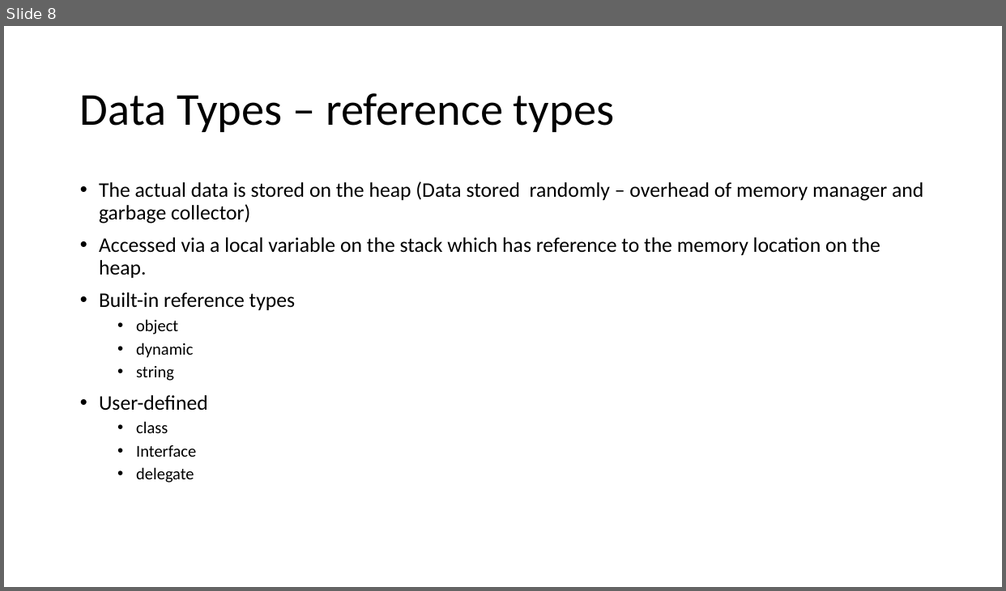
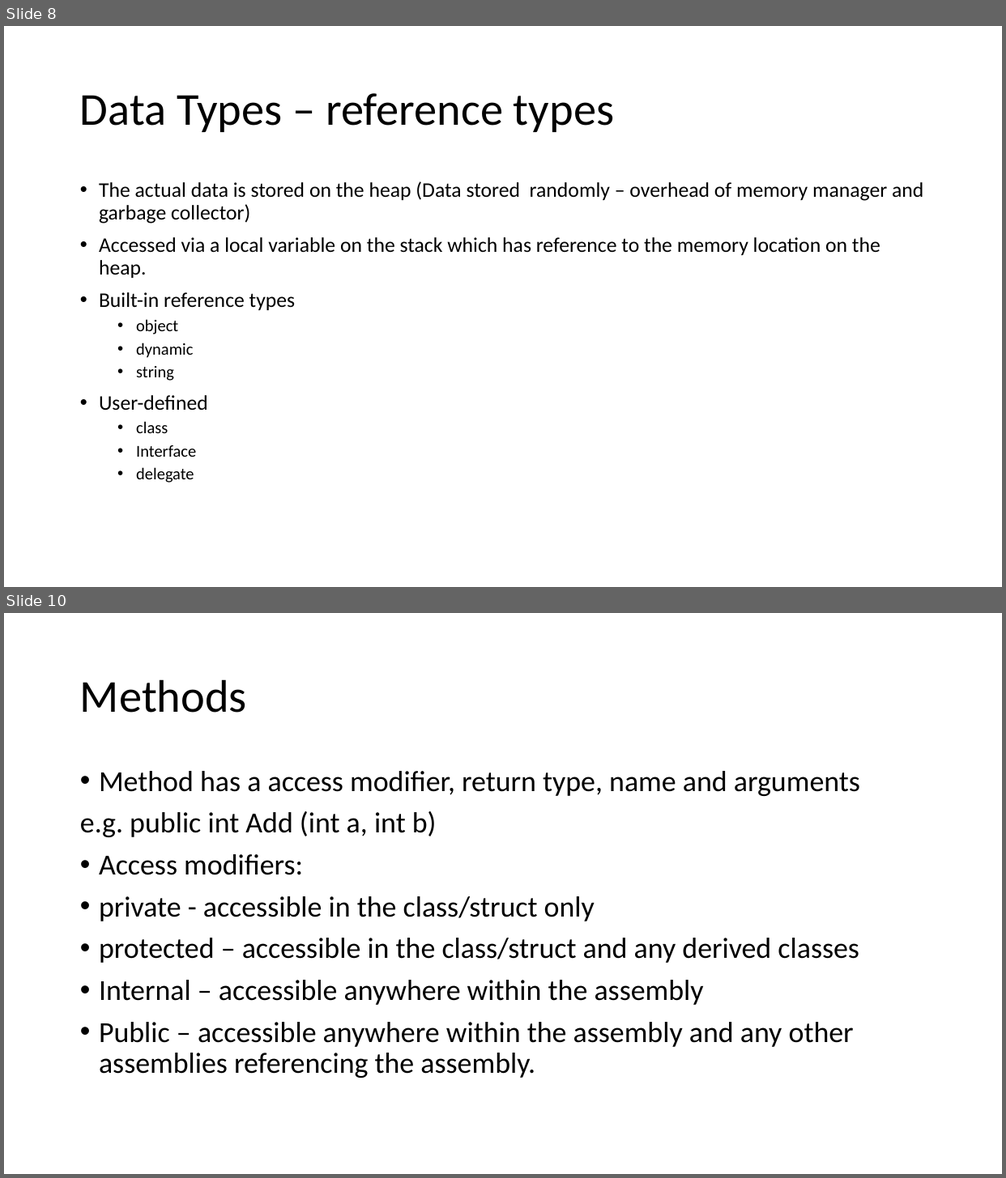
Before and after one commit to gavinhickford/Projects, a slide deck: Mentoring/Mentoring.pptx. Shown one above the other, each under a label of ours: slide 8 before the commit, slides 8 and 10 after it; the slides between them are not shown. The pictures are 1006x591 and 1006x1178 pixels, drawn with LibreOffice and Linux fonts; fonts in the diff are those of the drawing. Boxes give left, top, right and bottom in pixels: in the first picture for what was removed or moved away, otherwise in the second. Text is boxed around its words. In the diff, an @@ line names an element or a change of style, - is before the commit and + after.

```diff
--- a/Mentoring/Mentoring.pptx
+++ b/Mentoring/Mentoring.pptx
@@ slide 10 added at [4, 613, 1002, 1174], background #FFFFFF @@
@@ title added at [80, 679, 247, 713], 44 pt, text #000000 @@
+Methods
@@ text added at [80, 771, 860, 1078], 28 pt, text #000000 @@
+• Method has a access modifier, return type, name and arguments
+e.g. public int Add (int a, int b)
+• Access modifiers:
+• private - accessible in the class/struct only
+• protected – accessible in the class/struct and any derived classes
+• Internal – accessible anywhere within the assembly
+• Public – accessible anywhere within the assembly and any other assemblies referencing the assembly.
```
Also in this commit, not shown: 1 slide changed, 4 other slides added.
